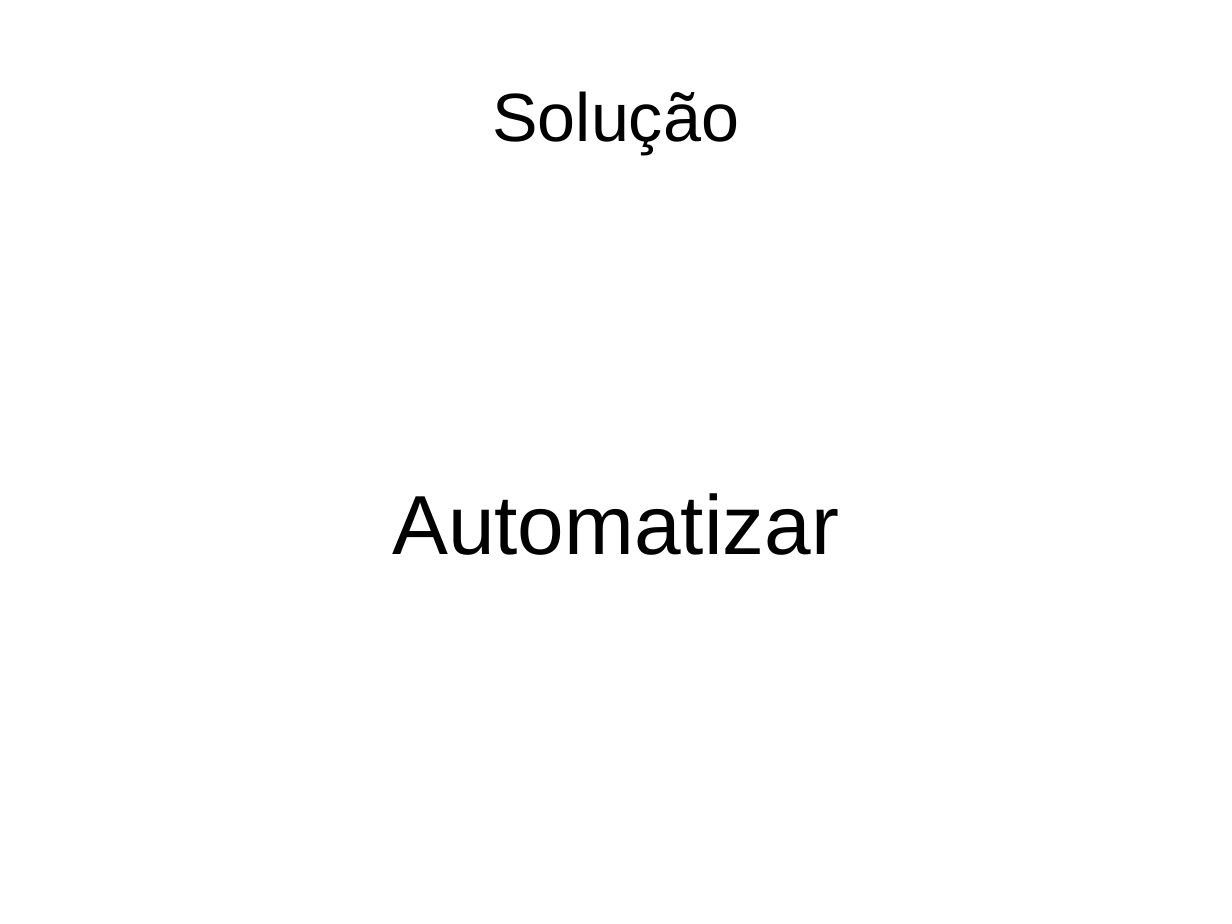
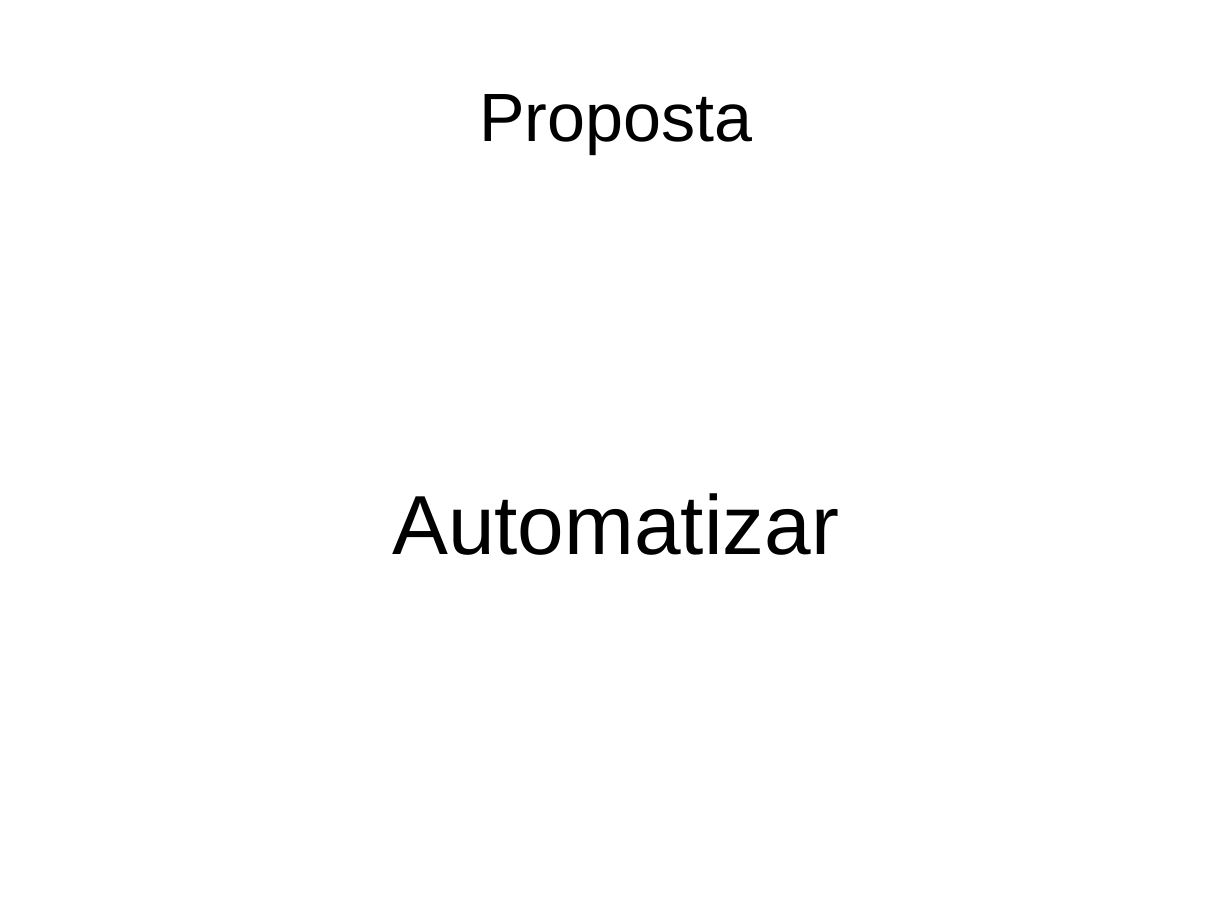
Before and after one commit to jonasfa/hpricot_gurusp, a slide deck: slide 5 of Hpricot guru-sp.odp. Drawn at 1232x924 pixels with LibreOffice and Linux fonts; fonts in the diff are those of the drawing; background and template pictures are left out. Boxes give left, top, right and bottom in pixels: in the first picture for what was removed or moved away, otherwise in the second. Text is boxed around its words. In the diff, an @@ line names an element or a change of style, - is before the commit and + after.

```diff
--- a/Hpricot guru-sp.odp
+++ b/Hpricot guru-sp.odp
@@ title at [479, 94, 752, 153]: text changed @@
-Solução
+Proposta
```
Also in this commit, not shown: 3 slides added.
